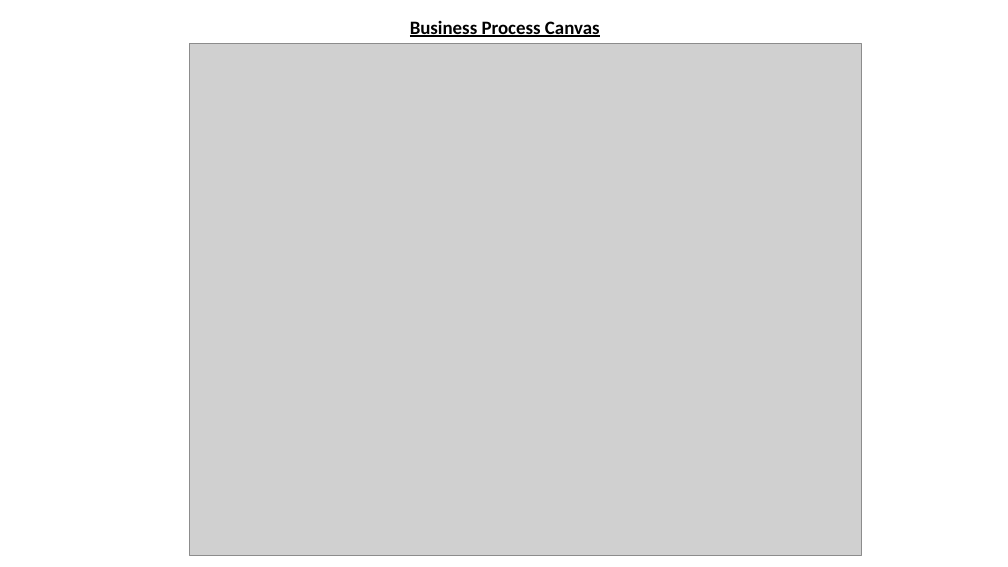
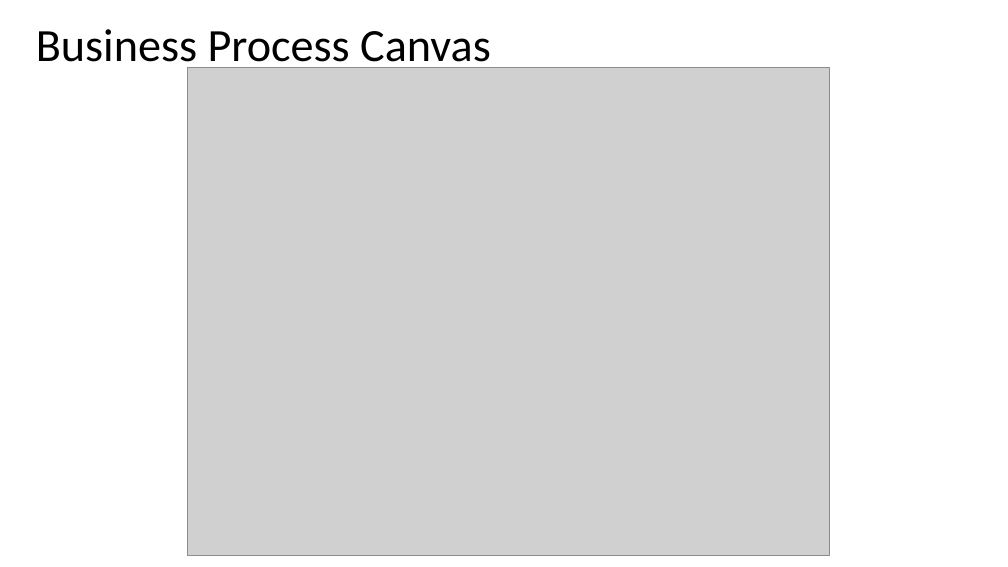
Before and after one commit to albae3333/DigitaleFabrik, a slide deck: slide 4 of Präsentation/Präsentation_Entwurf.pptx. Drawn at 1008x567 pixels with LibreOffice and Linux fonts; fonts in the diff are those of the drawing; grey boxes stand for pictures. Boxes give left, top, right and bottom in pixels: in the first picture for what was removed or moved away, otherwise in the second. Text is boxed around its words. In the diff, an @@ line names an element or a change of style, - is before the commit and + after.

```diff
--- a/Präsentation/Präsentation_Entwurf.pptx
+++ b/Präsentation/Präsentation_Entwurf.pptx
@@ text "Business Process Canvas": place and size @@
-text "Business Process Canvas" at bbox=[410, 21, 600, 37]
+text "Business Process Canvas" at bbox=[36, 29, 491, 72]
@@ text "Business Process Canvas" at bbox=[36, 29, 491, 72]: size 18 to 44 pt, bold off, underline off @@
@@ picture: place and size @@
-picture at bbox=[189, 44, 861, 556]
+picture at bbox=[188, 67, 829, 556]
```
Also in this commit, not shown: 5 other slides changed.
